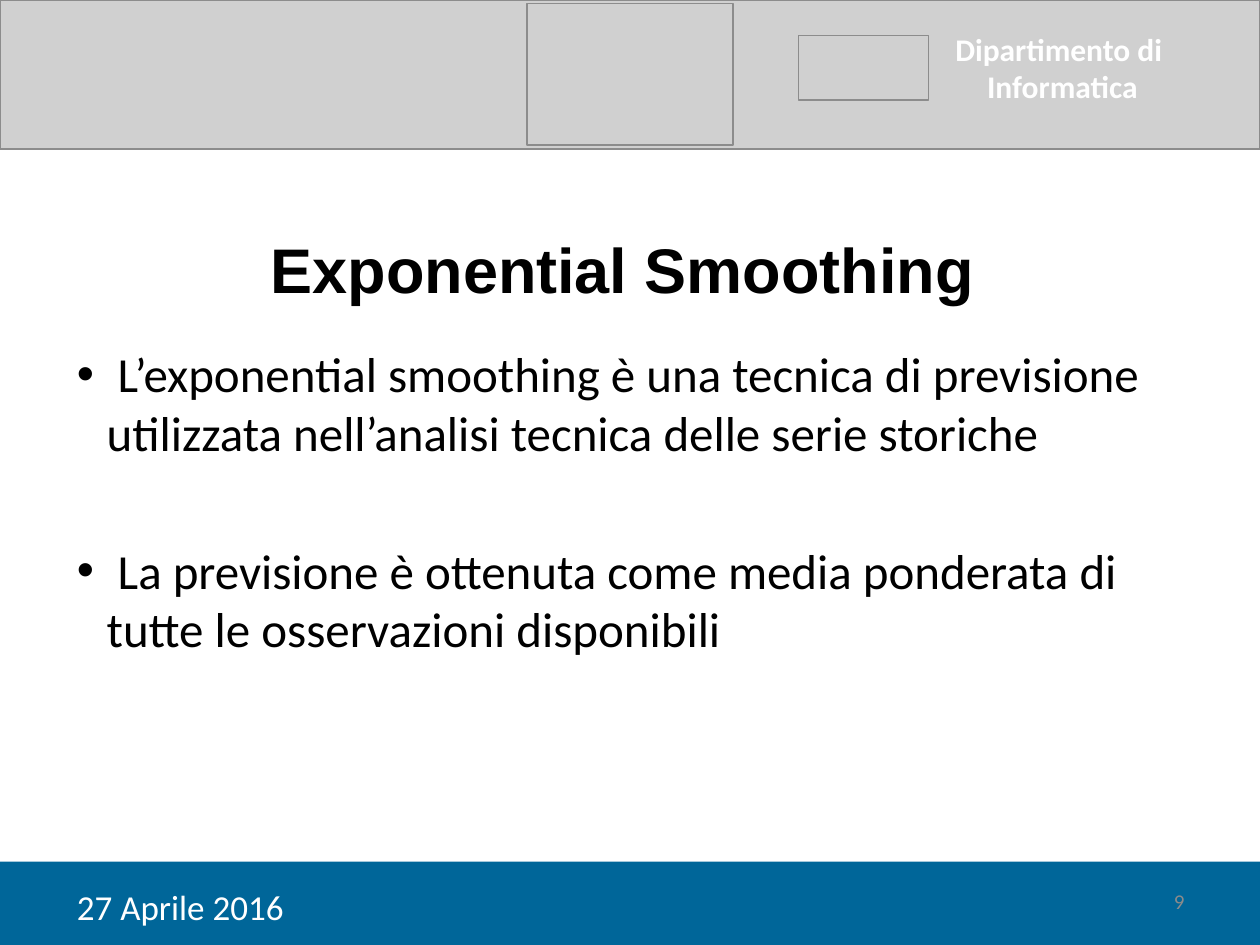
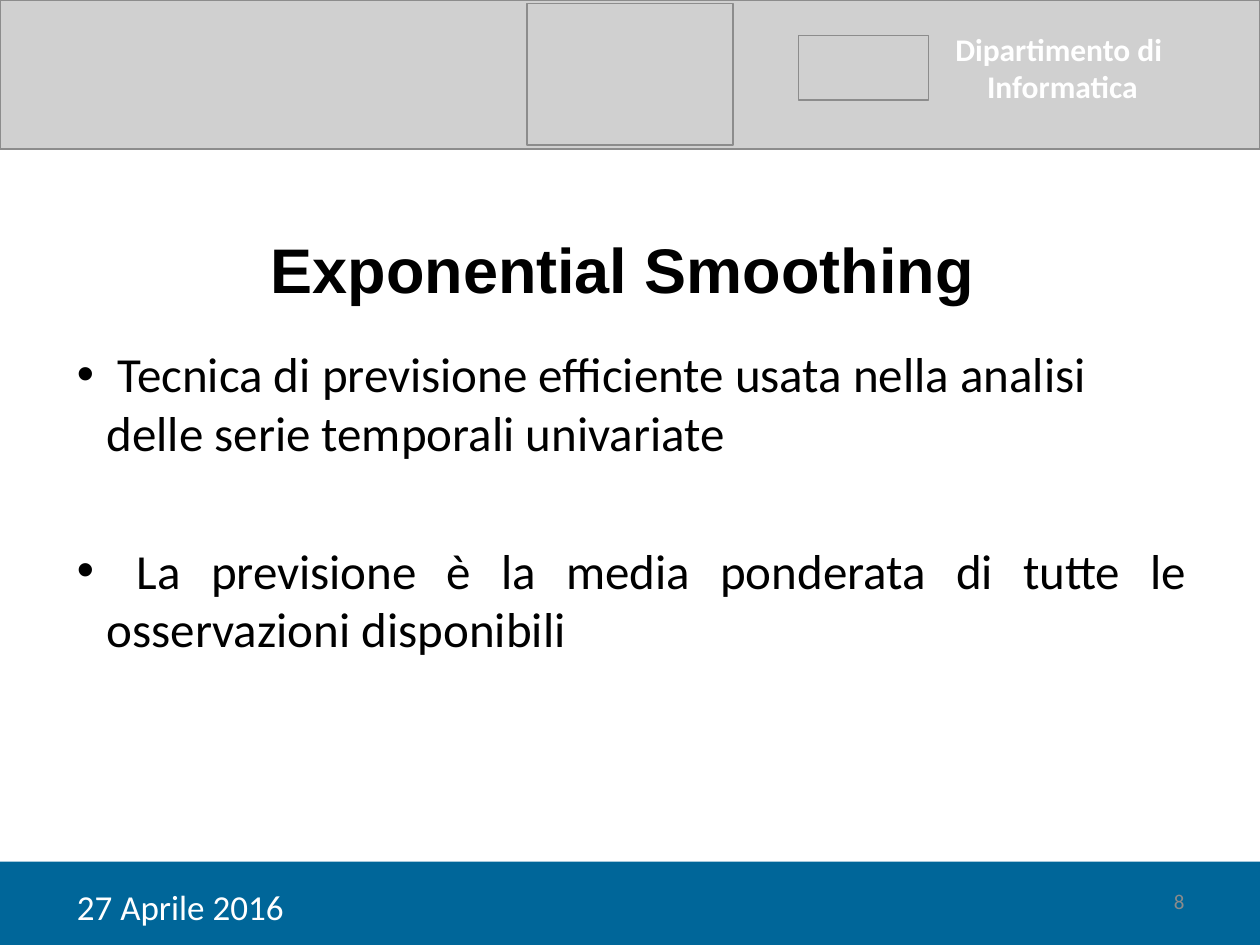
Before and after one commit to tps1516/Tesi, a slide deck: slide 8 of Tesi Corrado/Giancaspro_Corrado_Presentazione.pptx (slide 9 before the commit). Drawn at 1260x945 pixels with LibreOffice and Linux fonts; fonts in the diff are those of the drawing; grey boxes stand for pictures. Boxes give left, top, right and bottom in pixels: in the first picture for what was removed or moved away, otherwise in the second. Text is boxed around its words. In the diff, an @@ line names an element or a change of style, - is before the commit and + after.

```diff
--- a/Tesi Corrado/Giancaspro_Corrado_Presentazione.pptx
+++ b/Tesi Corrado/Giancaspro_Corrado_Presentazione.pptx
@@ text at bbox=[107, 358, 1186, 655]: text changed @@
-• L’exponential smoothing è una tecnica di previsione utilizzata nell’analisi tecnica delle serie storiche
-• La previsione è ottenuta come media ponderata di tutte le osservazioni disponibili
+• Tecnica di previsione efficiente usata nella analisi delle serie temporali univariate
+• La previsione è la media ponderata di tutte le osservazioni disponibili
@@ page number at bbox=[1174, 895, 1185, 909]: text changed @@
-9
+8
```
Also in this commit, not shown: 7 other slides changed, 8 slides added, 1 slide removed, 1 other file.
